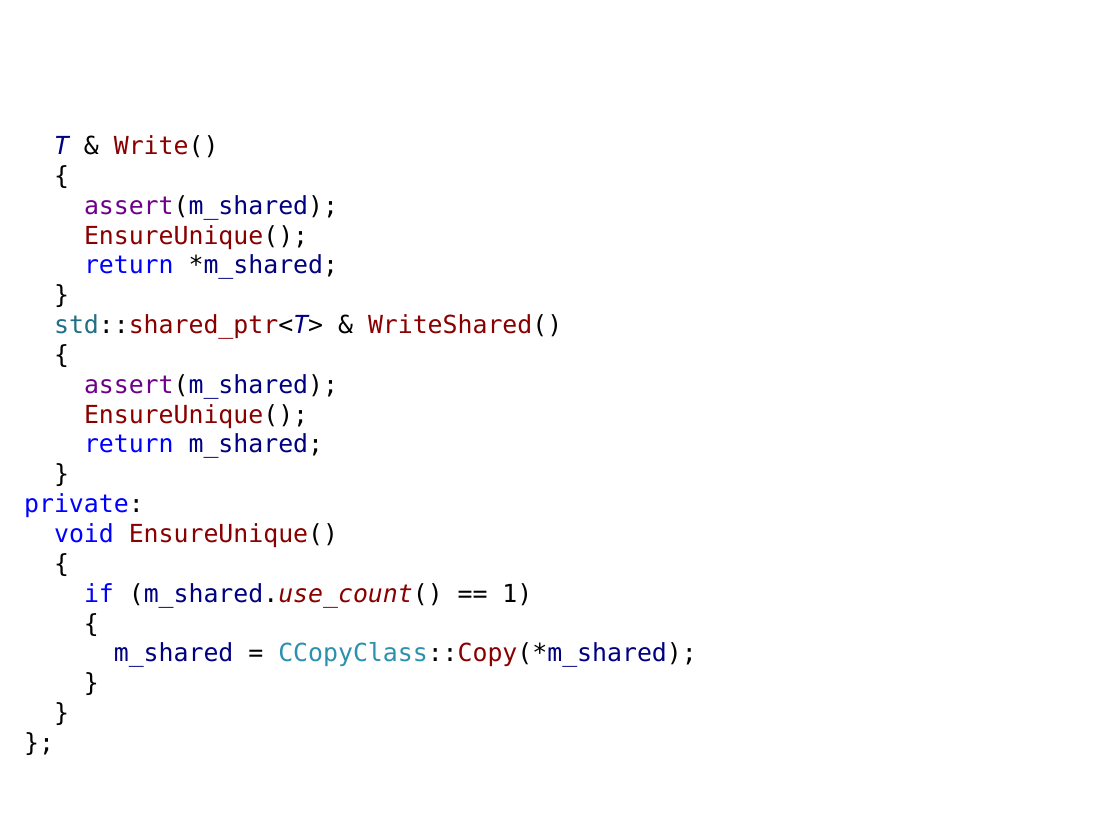
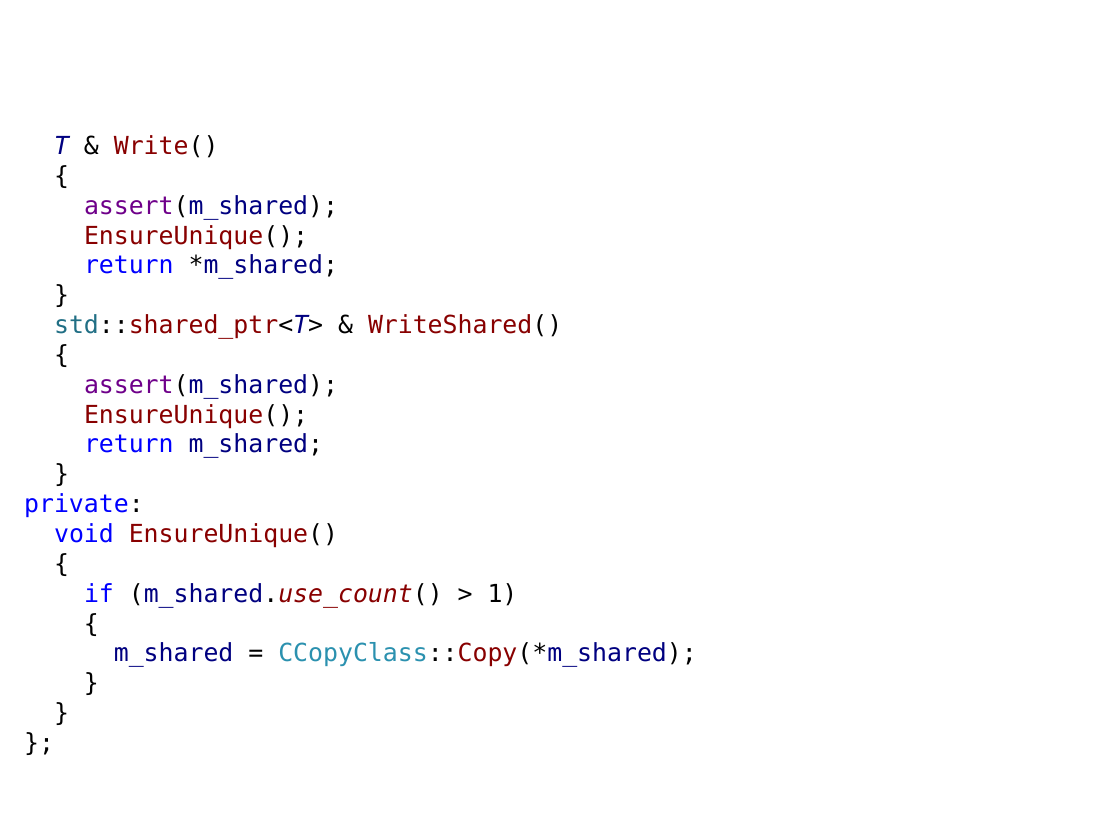
Before and after one commit to iv-sergius/ood, a slide deck: slide 31 of lectures/12.proxy/proxy.pptx. Drawn at 1120x840 pixels with LibreOffice and Linux fonts; fonts in the diff are those of the drawing. Boxes give left, top, right and bottom in pixels: in the first picture for what was removed or moved away, otherwise in the second. Text is boxed around its words. In the diff, an @@ line names an element or a change of style, - is before the commit and + after.

```diff
--- a/lectures/12.proxy/proxy.pptx
+++ b/lectures/12.proxy/proxy.pptx
@@ text at (84, 583, 518, 608): text changed @@
-if (m_shared.use_count() == 1)
+if (m_shared.use_count() > 1)
```
Also in this commit, not shown: 2 other files.
